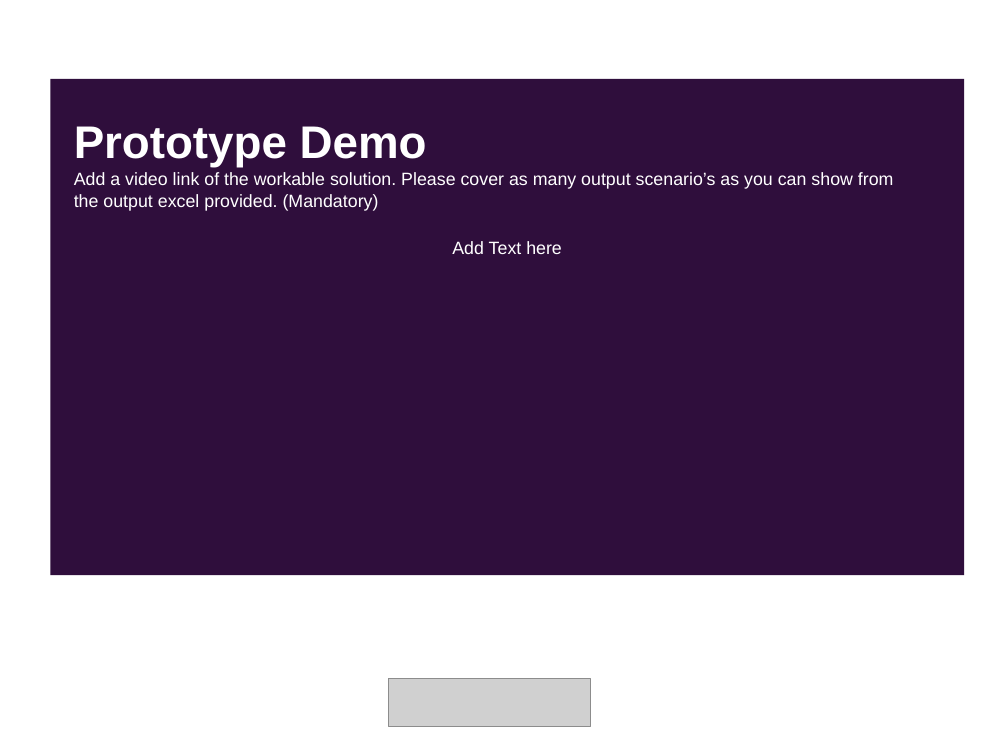
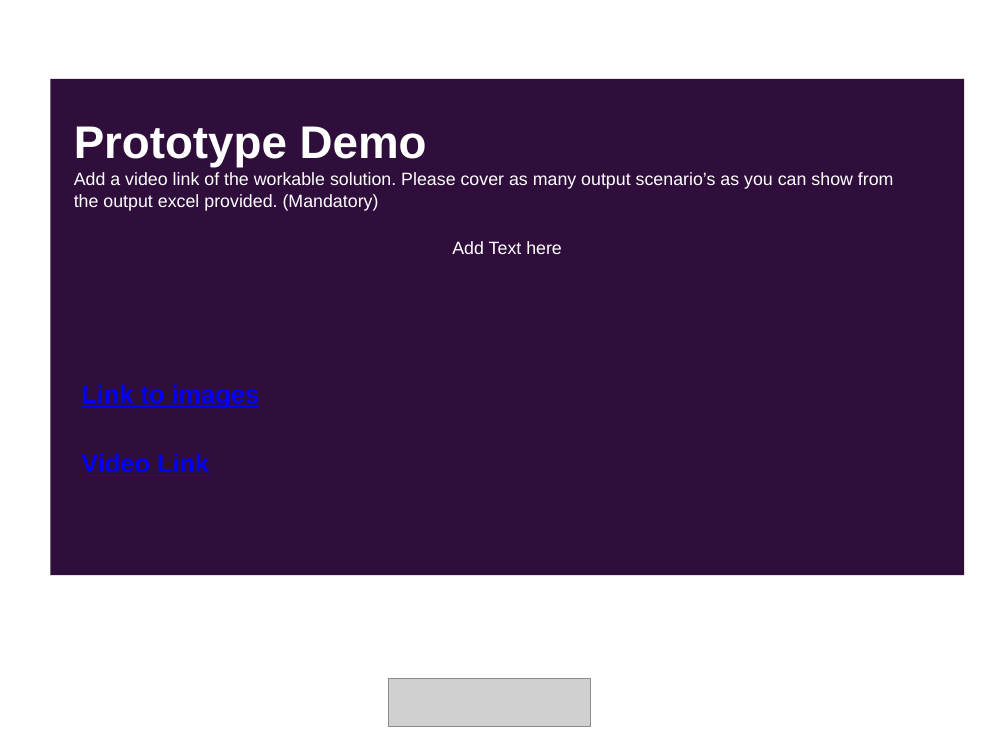
Before and after one commit to Snehashish30/NLP_chatbot, a slide deck: slide 10 of SolutionPresentation.pptx (slide 9 before the commit). Drawn at 1008x756 pixels with LibreOffice and Linux fonts; fonts in the diff are those of the drawing; grey boxes stand for pictures. Boxes give left, top, right and bottom in pixels: in the first picture for what was removed or moved away, otherwise in the second. Text is boxed around its words. In the diff, an @@ line names an element or a change of style, - is before the commit and + after.

```diff
--- a/SolutionPresentation.pptx
+++ b/SolutionPresentation.pptx
@@ text added at box(81, 384, 260, 408), 20 pt, text #0000FF, bold, underline @@
+Link to images
@@ text added at box(81, 453, 209, 476), 20 pt, text #0000FF, bold, underline @@
+Video Link
```
Also in this commit, not shown: 10 other slides changed, 2 slides added, 1 slide removed, 14 other files.
